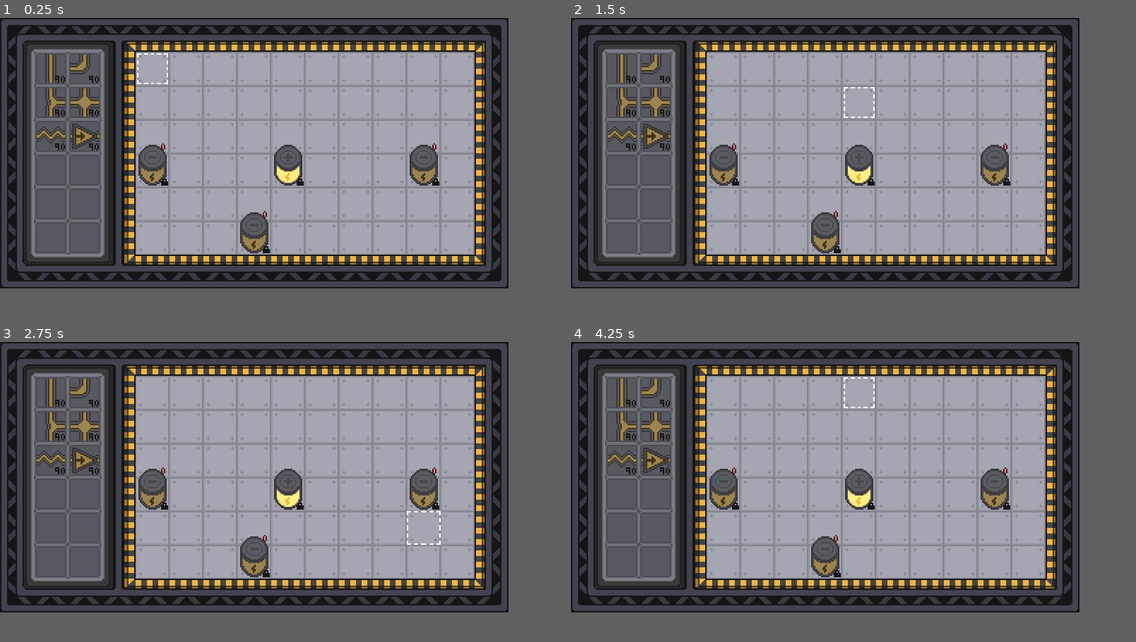
Above: before the commit, frames 1-4 (two rows, left to right).
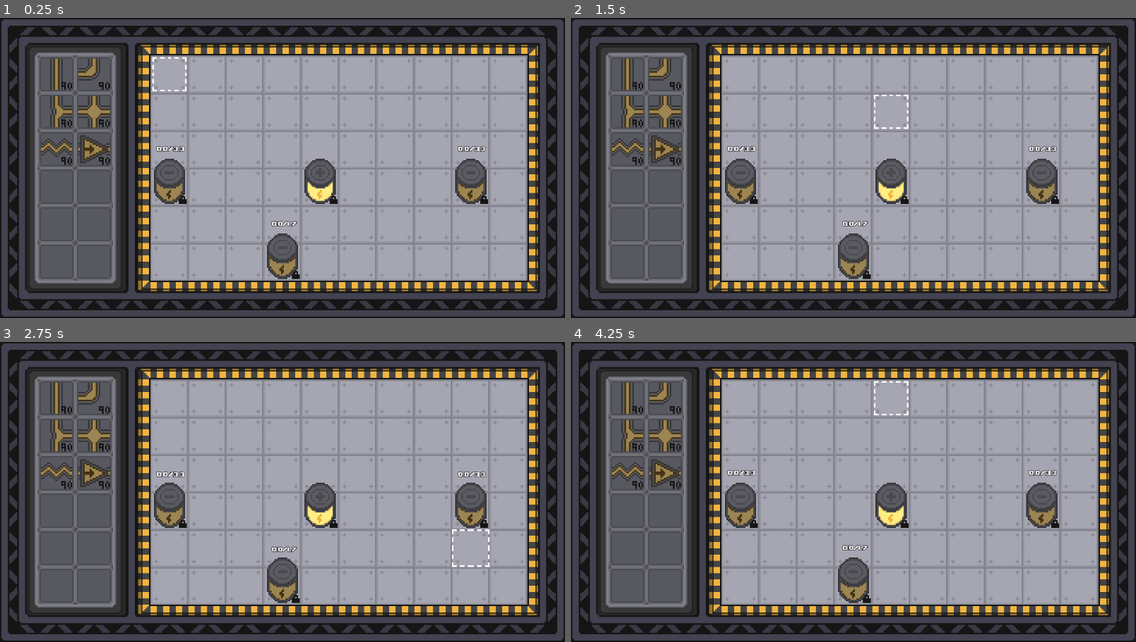
Above: after the commit, the same moments.

Repository: Jack-Frings/watts-the-problem
Game: Godot game, scene res://scenes/main.tscn
Same seed, same stepped clock (60 frames per second), same inputs: the game is played once before the commit and once after it.
Inputs:
- Up to frame 1 (0.25 s): no input
- Up to frame 2 (1.5 s): tap Enter (select) at 0.5 s; hold Right (right) 0.53-1.28 s; hold Enter (select) 0.53-1.28 s; hold Down (down) from 1.28 s (still down); tap V (drop) at 1.35 s
- Up to frame 3 (2.75 s): tap Enter (select) at 1.55, 2.3 s; release Down (down) at 2.03 s; hold Right (right) from 2.03 s (still down); hold C (erase) from 2.03 s (still down)
- Up to frame 4 (4.25 s): release Right (right) at 2.78 s; release C (erase) at 2.78 s; hold Up (up) 2.78-3.53 s; tap X (rotate) at 2.85 s; tap Enter (select) at 3.05 s; hold Left (left) from 3.53 s (still down); hold Enter (select) from 3.53 s (still down)
In our replay, the window is 720x384 before the commit and 800x426 after it. These sizes can differ from the game's own. Grey fills any space a smaller window leaves; there, only what the larger window draws over its background counts as a difference.

The runs differ from the first frame. In frame 1, 45% of the frame differs, in the area x 0-100%, y 0-100%; in frame 2, 45%; in frame 3, 45%; in frame 4, 45%.

Commit message:
got wattage labels working ; next up is the level system :)

Diff:
--- /dev/null
+++ b/label.tscn
@@ -0,0 +1,5 @@
+[gd_scene format=3 uid="uid://dd0lvyytesssb"]
+
+[node name="Label" type="Label" unique_id=1560067281]
+offset_right = 40.0
+offset_bottom = 23.0
--- a/project.godot
+++ b/project.godot
@@ -19,7 +19,11 @@
 window/size/viewport_width=360
 window/size/viewport_height=192
 window/size/mode=3
-window/stretch/mode="viewport"
+window/stretch/mode="canvas_items"
+
+[gui]
+
+theme/default_font_antialiasing=0
 
 [input]
 
--- /dev/null
+++ b/scenes/battery_wattage_label.tscn
@@ -0,0 +1,28 @@
+[gd_scene format=3 uid="uid://5k6t0x8j28tx"]
+
+[ext_resource type="FontFile" uid="uid://bix71i6b0ccka" path="res://assets/upheavtt.ttf" id="1_xs1jh"]
+[ext_resource type="Script" uid="uid://dl4jx4qix6o6d" path="res://scripts/label.gd" id="2_jgmij"]
+
+[node name="BatteryWattageLabel" type="Node2D" unique_id=1853437015]
+
+[node name="Label" type="Label" parent="." unique_id=1176252974]
+anchors_preset = 8
+anchor_left = 0.5
+anchor_top = 0.5
+anchor_right = 0.5
+anchor_bottom = 0.5
+offset_left = -13.0
+offset_top = -2.5
+offset_right = 13.0
+offset_bottom = 2.5
+grow_horizontal = 2
+grow_vertical = 2
+theme_override_colors/font_color = Color(1, 1, 1, 0.78431374)
+theme_override_colors/font_outline_color = Color(0, 0, 0, 1)
+theme_override_constants/outline_size = 1
+theme_override_fonts/font = ExtResource("1_xs1jh")
+theme_override_font_sizes/font_size = 5
+text = "1.5/3.5"
+horizontal_alignment = 1
+vertical_alignment = 1
+script = ExtResource("2_jgmij")
--- a/scripts/circuit/battery_negative.gd
+++ b/scripts/circuit/battery_negative.gd
@@ -3,12 +3,18 @@
 var wattage: float = 0
 var desired_wattage: float = 0
 
-var top_atlas_x = 4
-var top_atlas_y = 0
+var top_atlas_x: int = 4
+var top_atlas_y: int = 0
 
-func _init(rot: int) -> void:
+var enabled_color: Color = Color("#418b24")
+var disabled_color: Color = Color("#ffffff")
+
+var enabled: bool = false
+
+func _init(rot: int, desired_wattage) -> void:
 	var atlas_x = 4
 	var atlas_y = 1
 	var cons = [Vector2(-1, 0), Vector2(0, -1), Vector2(0, 1), Vector2(1, 0)]
 	var resistance = 0
 	super._init(atlas_x, atlas_y, rot, cons, resistance)
+	self.desired_wattage = desired_wattage
--- a/scripts/circuit/circuit_grid.gd
+++ b/scripts/circuit/circuit_grid.gd
@@ -5,6 +5,8 @@
 
 var width: int
 var height: int
+
+var root_node
 
 var circuit_layer
 var battery_top_layer
@@ -17,14 +19,20 @@
 var positives = Array()
 var negatives = Array()
 
+var wattage_label_scene
+var wattage_labels = Array()
+
 func _init(circuit_layer, battery_top_layer, battery_transition_left_layer, battery_transition_right_layer, battery_transition_down_layer, \
-			icon_layer, width: int, height: int) -> void:
+			icon_layer, width: int, height: int, wattage_label_scene, root_node) -> void:
 
 	self.circuit_layer = circuit_layer
 	self.battery_top_layer = battery_top_layer
 	self.battery_transition_left_layer = battery_transition_left_layer
 	self.battery_transition_right_layer = battery_transition_right_layer
 	self.battery_transition_down_layer = battery_transition_down_layer
+	self.wattage_label_scene =  wattage_label_scene
+
+	self.root_node = root_node
 
 	self.icon_layer = icon_layer
 	var row = Array()
@@ -95,8 +103,12 @@
 
 		if input_tile is BatteryPositive:
 			positives.append(Vector2i(input_x, input_y))
+
 		if input_tile is BatteryNegative:
 			negatives.append(Vector2i(input_x, input_y))
+			self.wattage_labels.append(wattage_label_scene.instantiate())
+			self.root_node.add_child(self.wattage_labels[-1])
+			self.wattage_labels[-1].global_position = Vector2(109 + 24*input_x, 12 + 24*input_y)
 
 		update_grid_logic()
 
@@ -149,6 +161,17 @@
 				var y = tile[1]
 				self.map[y][x].source_id = 0 # turn tiles on the path of least resistance on
 
+	for i in range(len(self.negatives)):
+		var negative = self.map[self.negatives[i].y][self.negatives[i].x]
+		negative.enabled = abs(negative.desired_wattage - negative.wattage) < 0.1
+
+		self.wattage_labels[i].get_node("Label").text = "%.1f/%.1f" % [negative.wattage, negative.desired_wattage]
+		if negative.enabled:
+			self.wattage_labels[i].get_node("Label").add_theme_color_override("font_color", negative.enabled_color)
+		else:
+			self.wattage_labels[i].get_node("Label").add_theme_color_override("font_color", negative.disabled_color)
+
+
 func remove_dups(x: Array) -> Array:
 	var unique: Array = []
 	for item in x:
--- /dev/null
+++ b/scripts/label.gd
@@ -0,0 +1,9 @@
+extends Label
+
+var amplitude = 1
+var period = 1.5
+
+func _ready():
+	var tween = create_tween().set_loops()
+	tween.tween_property(self, "position:y", position.y - amplitude, period).set_trans(Tween.TRANS_SINE)
+	tween.tween_property(self, "position:y", position.y + amplitude, period).set_trans(Tween.TRANS_SINE)
--- a/scripts/main.gd
+++ b/scripts/main.gd
@@ -9,6 +9,8 @@
 @onready var battery_top_layer = $"TileMap/BatteryTopLayer"
 @onready var selection_layer = $"TileMap/SelectionLayer"
 @onready var icon_layer =  $"TileMap/IconLayer"
+
+var wattage_label_scene = preload("res://scenes/battery_wattage_label.tscn")
 
 var straight_connector_count = 90
 var right_angle_connector_count = 90
@@ -45,14 +47,15 @@
 func _ready() -> void:
 	circuit_grid = CircuitGrid.new(circuit_layer, battery_top_layer, \
 									battery_transition_left_layer, battery_transition_right_layer, battery_transition_down_layer, \
-									icon_layer, circuit_width, circuit_height)
+									icon_layer, circuit_width, circuit_height, wattage_label_scene, self)
+
 	component_lib = ComponentLib.new(circuit_layer, component_lib_origin, component_lib_width, component_lib_height)
 
 	circuit_grid.edit_tile(4, 3, BatteryPositive.new(0), true)
 
-	circuit_grid.edit_tile(3, 5, BatteryNegative.new(0), true)
-	circuit_grid.edit_tile(0, 3, BatteryNegative.new(0), true)
-	circuit_grid.edit_tile(8, 3, BatteryNegative.new(0), true)
+	circuit_grid.edit_tile(3, 5, BatteryNegative.new(0, 1.7), true)
+	circuit_grid.edit_tile(0, 3, BatteryNegative.new(0, 3.3), true)
+	circuit_grid.edit_tile(8, 3, BatteryNegative.new(0, 3.3), true)
 
 # Called every frame. 'delta' is the elapsed time since the previous frame.
 func _process(delta: float) -> void:
@@ -68,14 +71,8 @@
 	display_part_count(0, 2, resistor_count)
 	display_part_count(1, 2, diode_count)
 
-	for negative in circuit_grid.negatives:
-		display_wattage(negative.x, negative.y-1, circuit_grid.map[negative.y][negative.x].wattage)
-
 func display_part_count(x: int, y: int, count: int):
 	icon_layer.set_cell(Vector2i(component_lib_origin.x+x, component_lib_origin.y+y), 0, Vector2i(count % 10, count / 10))
-
-func display_wattage(x: int, y: int, count: int):
-	icon_layer.set_cell(Vector2i(x, y), 0, Vector2i(count % 10, count / 10))
 
 func player_action() -> void:
 	if Input.is_action_pressed("erase") and p_workspace == WORKSPACE.CIRCUIT:
Binary file added: assets/upheavtt.ttf
Not shown, added: assets/upheavtt.ttf.import
Not shown, added: scripts/label.gd.uid
